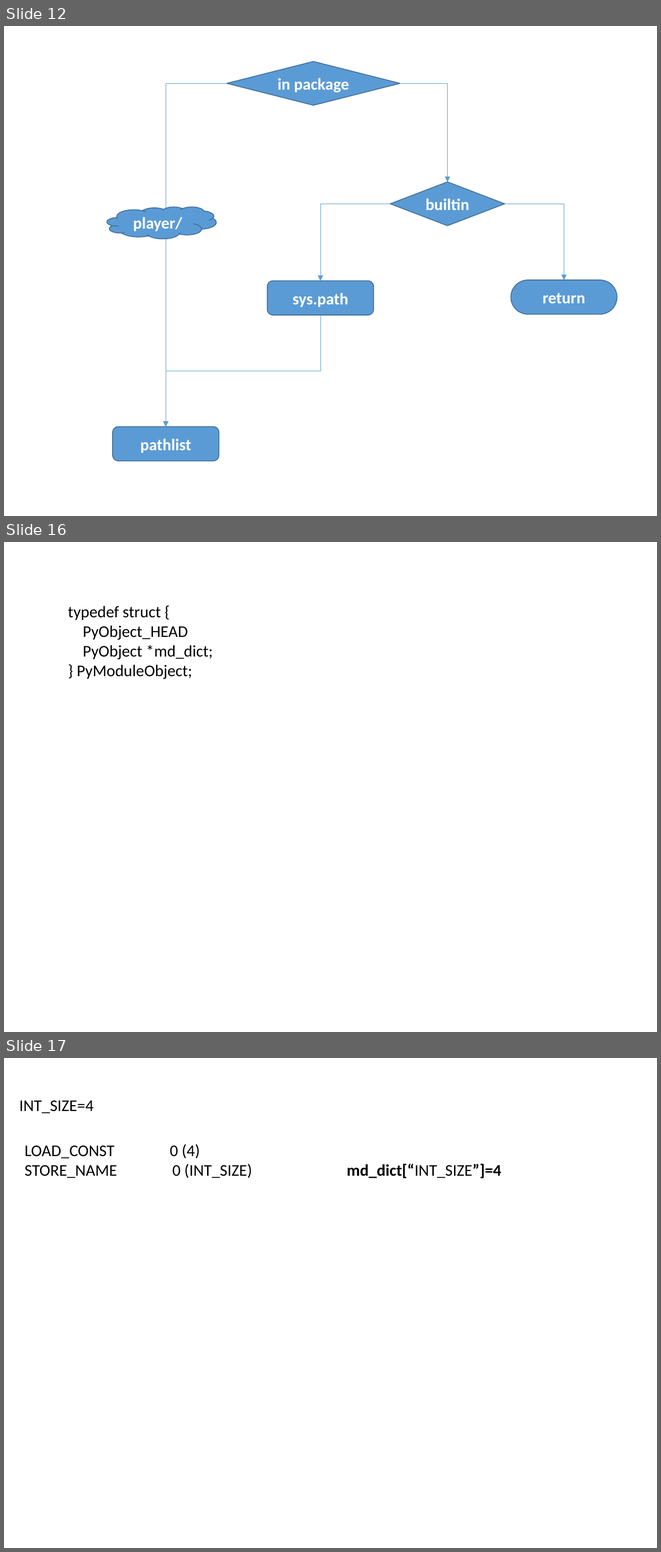
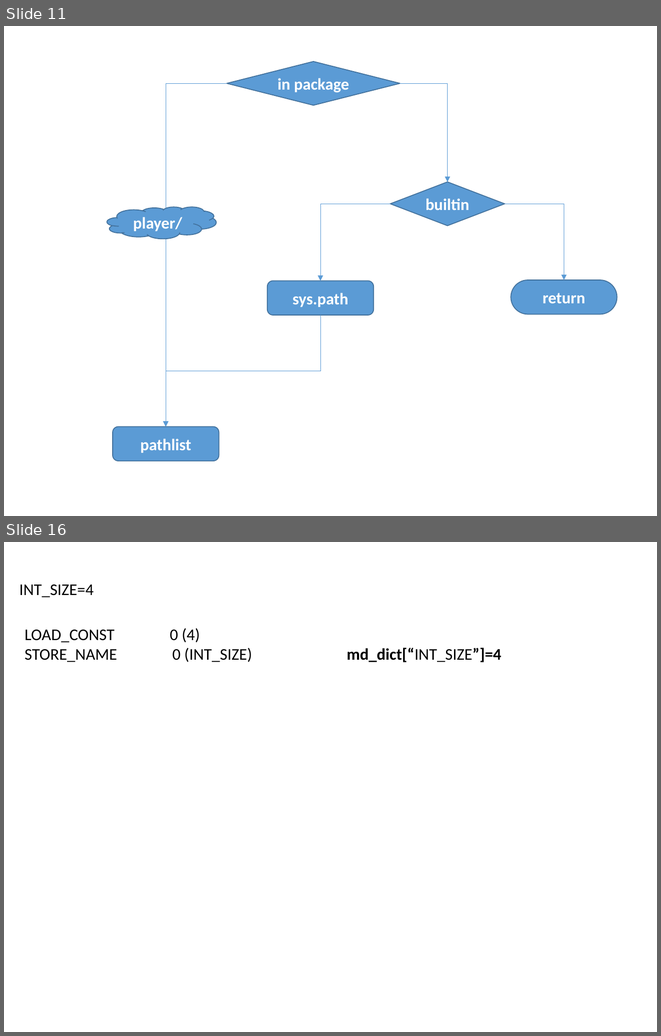
Before and after one commit to menfeng/studynote, a slide deck: python/source code/import/import.pptx. Shown one above the other, each under a label of ours: slides 12, 16 and 17 before the commit, slides 11 and 16 after it; the slides between them are not shown. The pictures are 661x1552 and 661x1036 pixels, drawn with LibreOffice and Linux fonts; fonts in the diff are those of the drawing. Boxes give left, top, right and bottom in pixels: in the first picture for what was removed or moved away, otherwise in the second. Text is boxed around its words. In the diff, an @@ line names an element or a change of style, - is before the commit and + after.

```diff
--- a/python/source code/import/import.pptx
+++ b/python/source code/import/import.pptx
@@ slide 16 removed at <box>4,542,657,1032</box>, background #FFFFFF @@
@@ text removed at <box>68,606,213,679</box> @@
-typedef struct {
-PyObject_HEAD
-PyObject *md_dict;
-} PyModuleObject;
@@ what was slide 12 is now slide 11 @@
@@ what was slide 17 is now slide 16 @@
```
Also in this commit, not shown: 4 slides changed, 1 slide added, 1 other slide removed.
